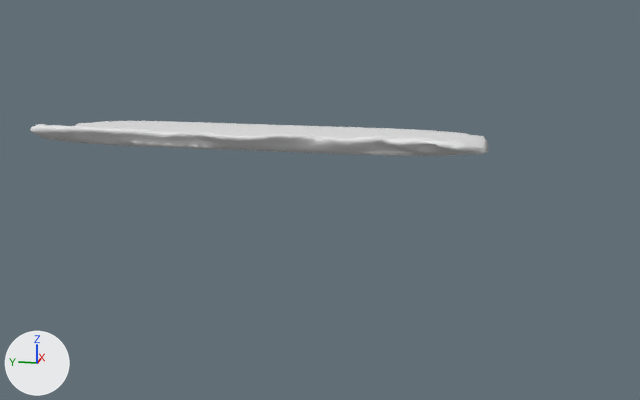
Before and after pictures for a commit that changed the Blender file Assets/Custom Models/terrains/meatball_terrain.blend.
One viewpoint serves both versions: a 50 mm camera at (-45.8, -8.5, 17.7) aimed at (-4.3, -0.2, 7.3). Every picture has the same lights, and +X, +Y and +Z are marked at lower left.

The first picture shows 'Mball.009'.
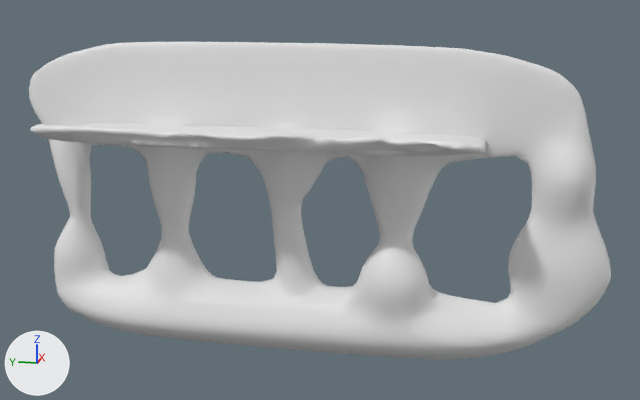
The change, as a diff of the scene's bpy script:
```diff
--- a/Assets/Custom Models/terrains/meatball_terrain.blend.py
+++ b/Assets/Custom Models/terrains/meatball_terrain.blend.py
@@ me_mesh_001 @@
+me_mesh_001.from_pydata(...)  # 4582 vertices, 4588 faces; spans x -1.9..1.1, y -6.5..12.2, z -2.3..6.7
+me_mesh_001.polygons.foreach_set('use_smooth', [True] * 4588)
@@ ob_mball_014 @@
+ob_mball_014 = bpy.data.objects.new('Mball.014', me_mesh_001)
+ob_mball_014.location = (-3.64, -3.86, 3.0)
+ob_mball_014.scale = (-1.22, 1.6, 1.76)
```

Pixel boxes [x1, y1, x2, y2] of what changed, in the pictures (640 x 400 px):
'Mball.014', added
    after: [29, 42, 611, 359]
